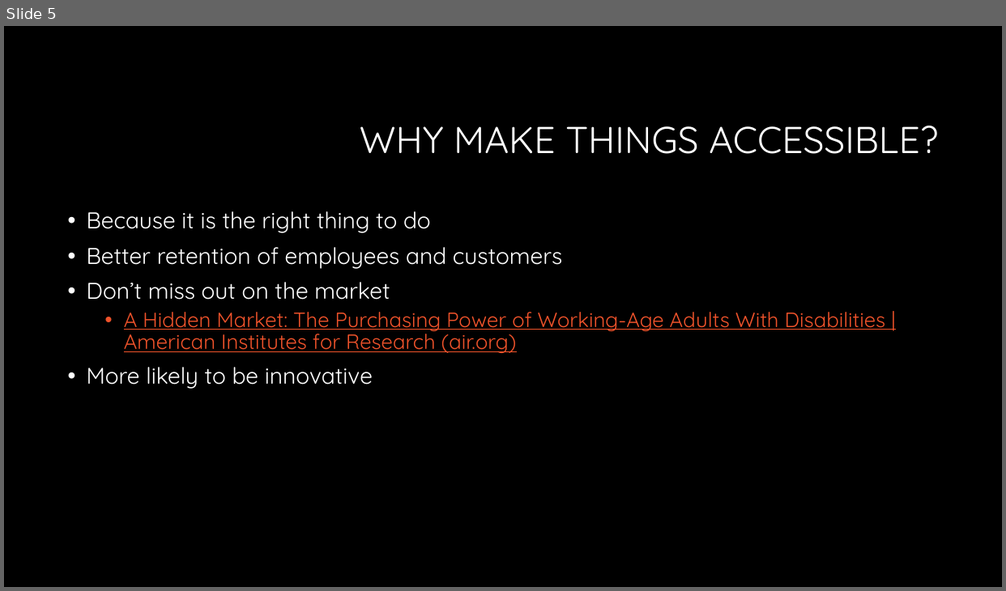
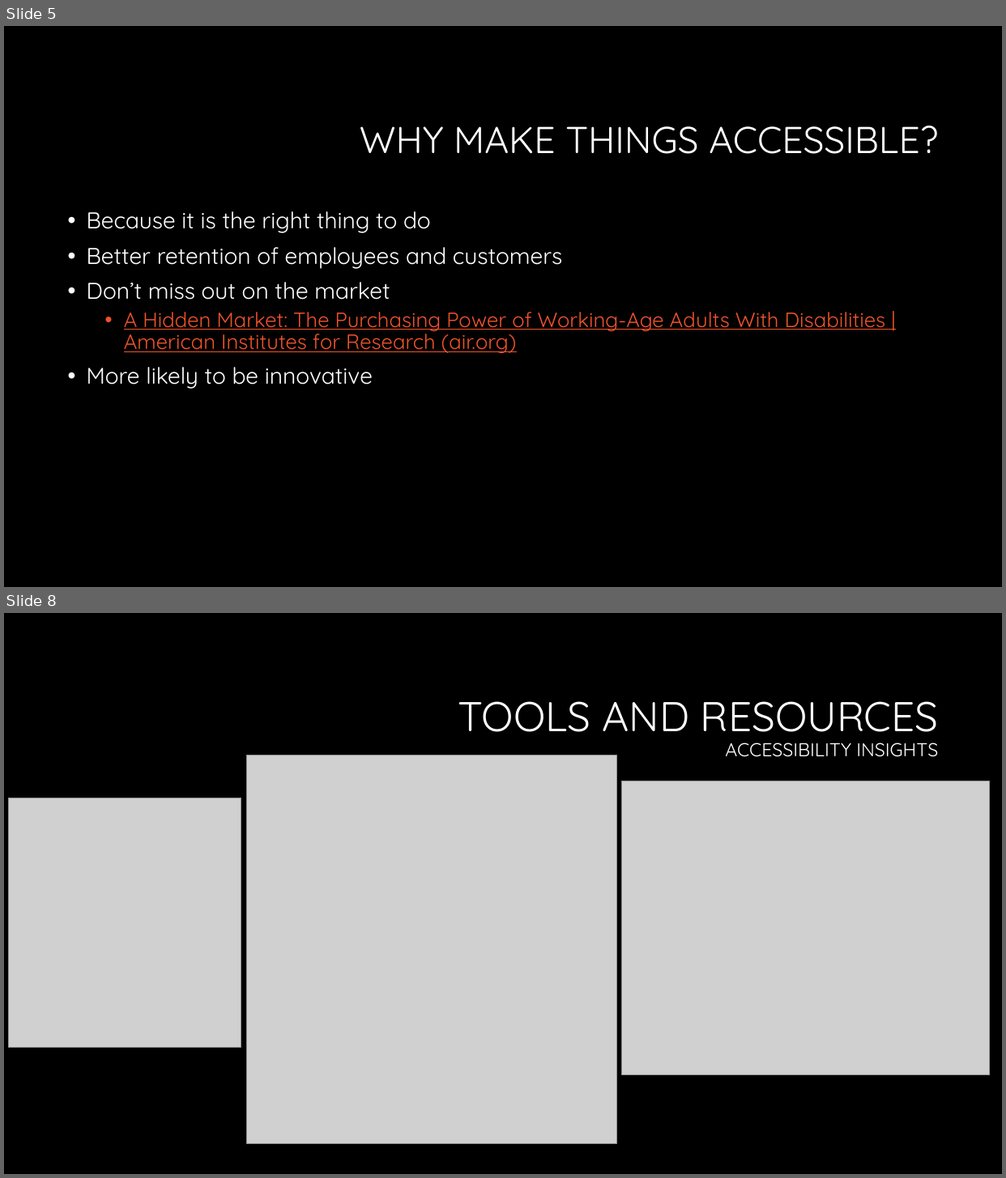
Before and after one commit to CorgiDev/A11y-Materials, a slide deck: Presenations/Upcoming Talk Drafts/2023_Accessibility Testing.pptx. Shown one above the other, each under a label of ours: slide 5 before the commit, slides 5 and 8 after it; the slides between them are not shown. The pictures are 1006x591 and 1006x1178 pixels, drawn with LibreOffice and Linux fonts; fonts in the diff are those of the drawing; grey boxes stand for pictures; background and template pictures are left out. Boxes give left, top, right and bottom in pixels: in the first picture for what was removed or moved away, otherwise in the second. Text is boxed around its words. In the diff, an @@ line names an element or a change of style, - is before the commit and + after.

```diff
--- a/Presenations/Upcoming Talk Drafts/2023_Accessibility Testing.pptx
+++ b/Presenations/Upcoming Talk Drafts/2023_Accessibility Testing.pptx
@@ slide 8 added at <box>4,613,1002,1174</box>, background #000000 @@
@@ title added at <box>458,701,938,757</box>, 18 pt, text #FFFFFF @@
+TOOLS AND RESOURCES
+ACCESSIBILITY INSIGHTS
@@ picture added at <box>246,756,617,1144</box> @@
@@ picture added at <box>621,781,990,1076</box> @@
@@ picture added at <box>9,798,241,1047</box> @@
```
Also in this commit, not shown: 4 slides changed, 5 other slides added.
